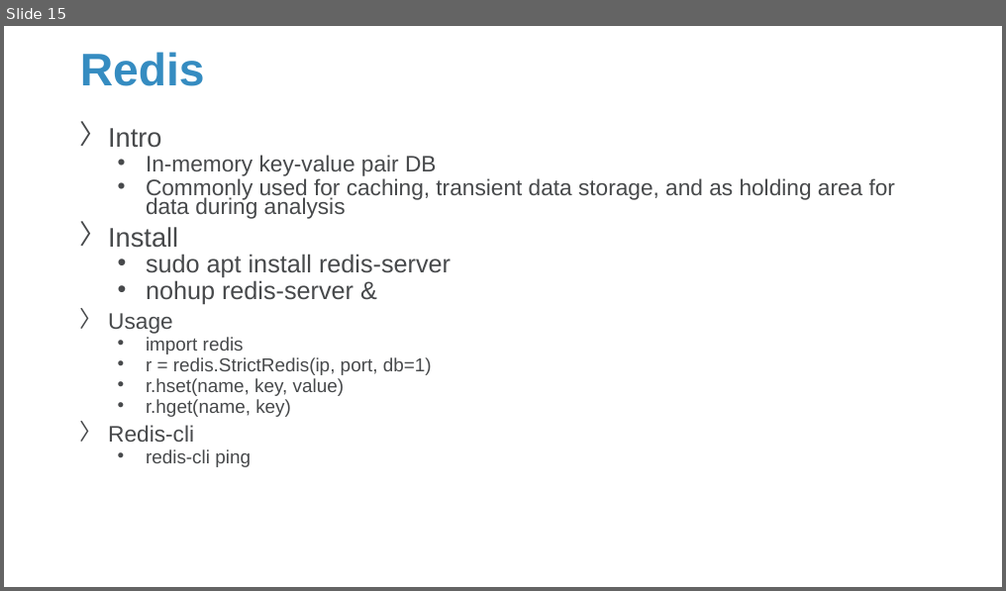
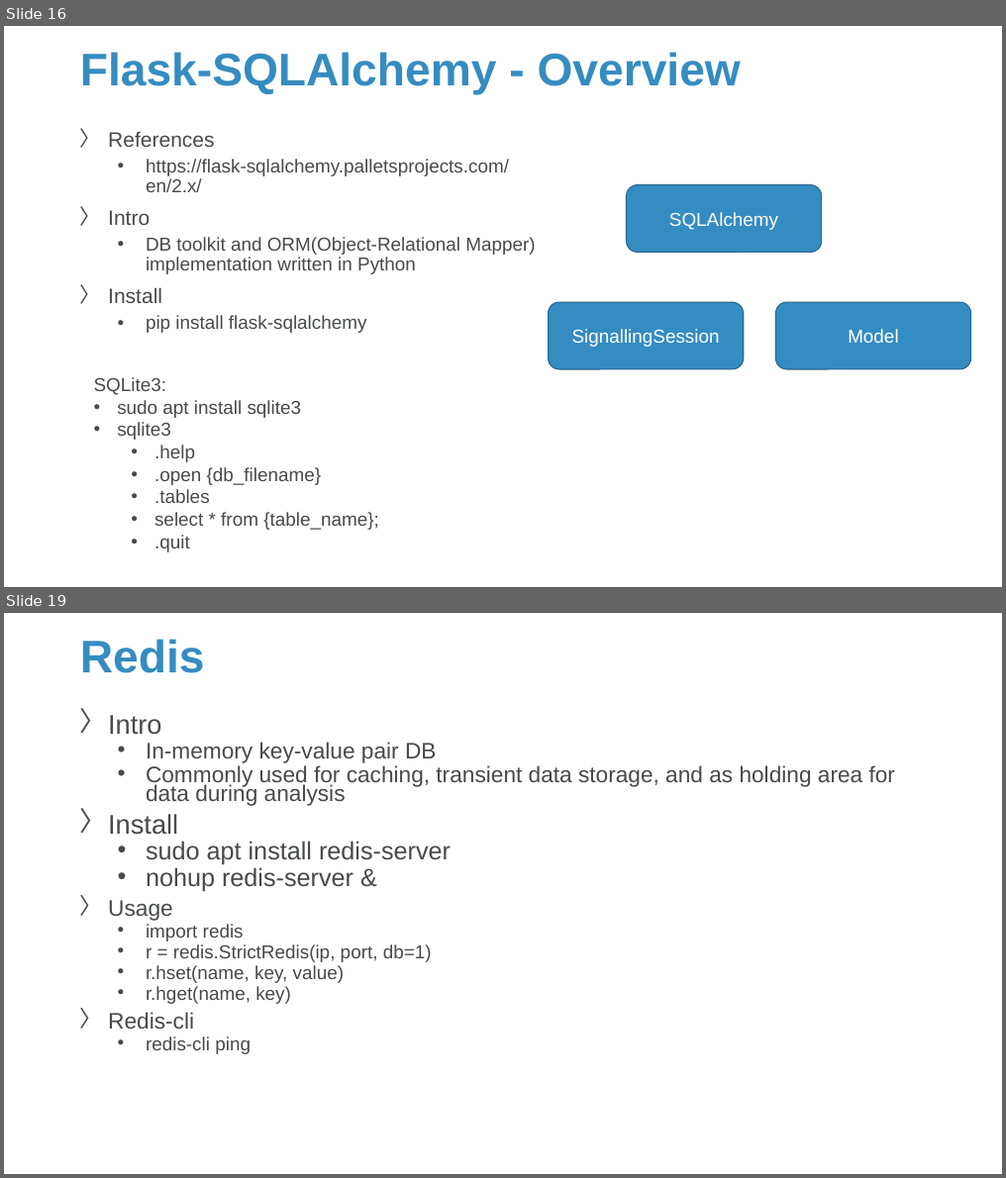
Before and after one commit to Sparks-Lu/TechNotes, a slide deck: Web/Flask-Notes.pptx. Shown one above the other, each under a label of ours: slide 15 before the commit, slides 16 and 19 after it; the slides between them are not shown. The pictures are 1006x591 and 1006x1178 pixels, drawn with LibreOffice and Linux fonts; fonts in the diff are those of the drawing; background and template pictures are left out. Boxes give left, top, right and bottom in pixels: in the first picture for what was removed or moved away, otherwise in the second. Text is boxed around its words. In the diff, an @@ line names an element or a change of style, - is before the commit and + after.

```diff
--- a/Web/Flask-Notes.pptx
+++ b/Web/Flask-Notes.pptx
@@ slide 16 added at (4, 26, 1002, 587), background picture (left out) @@
@@ title added at (80, 52, 741, 95), 44 pt, text #358CC1, bold @@
+Flask-SQLAlchemy - Overview
@@ text added at (108, 132, 535, 333), 18 pt, text #47494B @@
+〉 References
+  • https://flask-sqlalchemy.palletsprojects.com/en/2.x/
+〉 Intro
+  • DB toolkit and ORM(Object-Relational Mapper) implementation written in Python
+〉 Install
+  • pip install flask-sqlalchemy
@@ rounded rectangle added at (626, 184, 822, 252), fill #358CC1, outline #27688F 1 pt, 18 pt, text #FFFFFF @@
+SQLAlchemy
@@ rounded rectangle added at (548, 302, 744, 370), fill #358CC1, outline #27688F 1 pt, 18 pt, text #FFFFFF @@
+SignallingSession
@@ rounded rectangle added at (776, 302, 971, 370), fill #358CC1, outline #27688F 1 pt, 18 pt, text #FFFFFF @@
+Model
@@ text added at (94, 377, 379, 553), 18 pt, text #47494B @@
+SQLite3:
+• sudo apt install sqlite3
+• sqlite3
+  • .help
+  • .open {db_filename}
+  • .tables
+  • select * from {table_name};
+  • .quit
@@ what was slide 15 is now slide 19 @@
```
Also in this commit, not shown: 4 slides changed, 4 other slides added, 6 other files.
